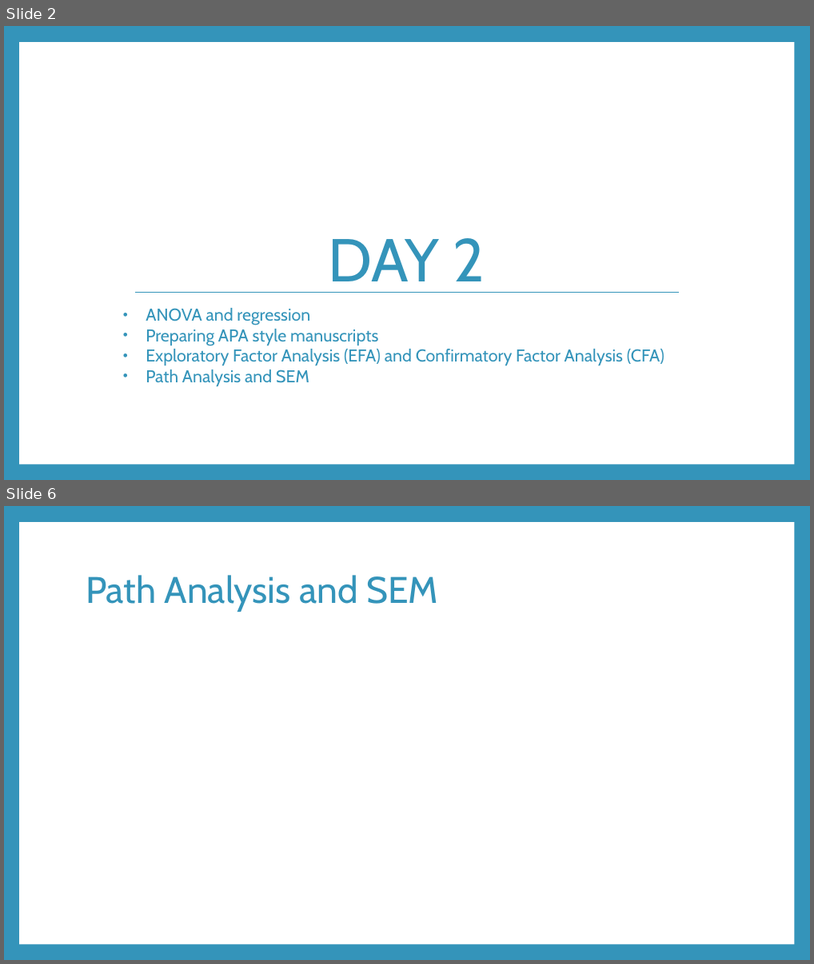
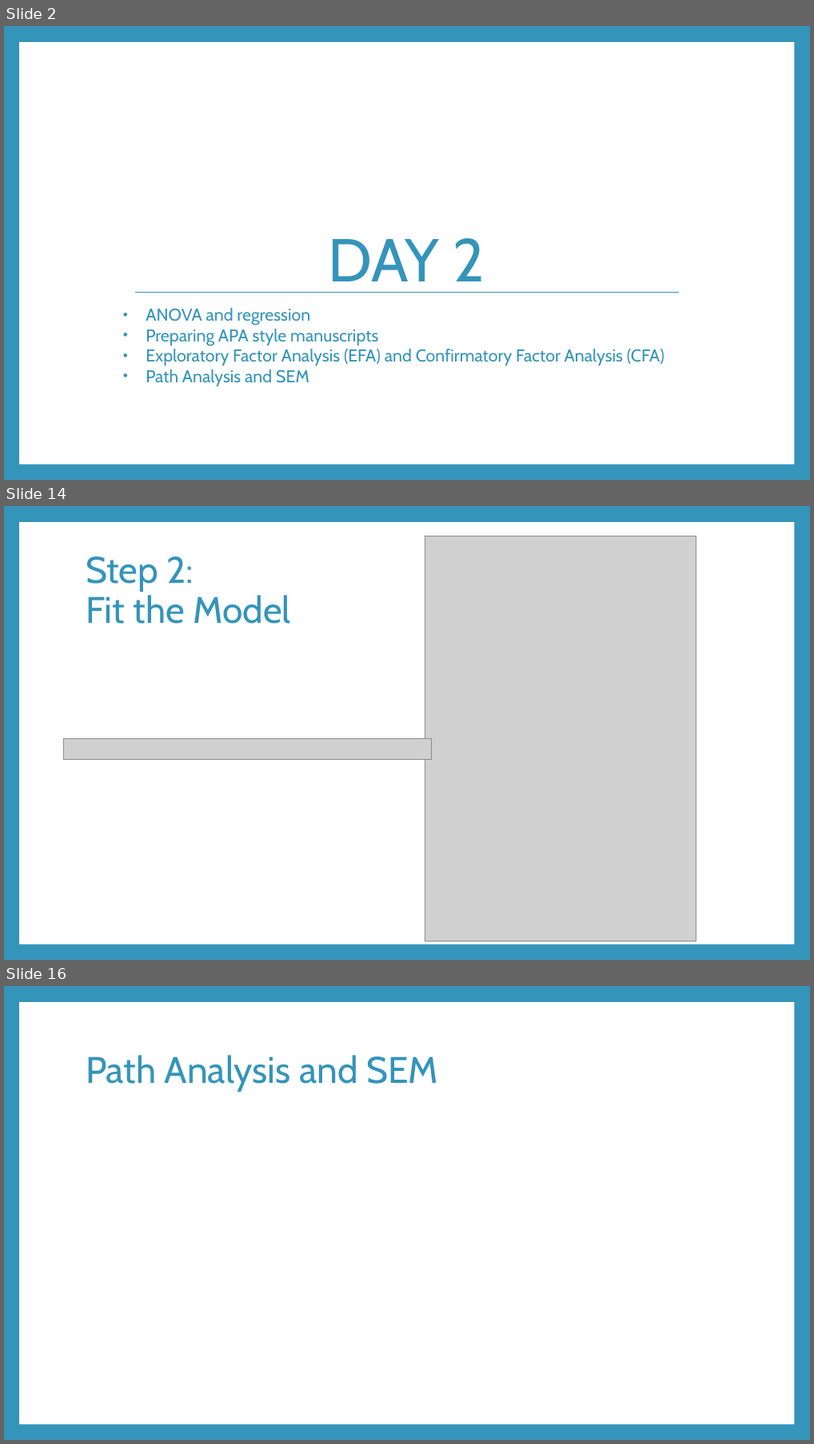
Before and after one commit to RandiLGarcia/smith-r-workshop, a slide deck: docs/Day 2 Slides.pptx. Shown one above the other, each under a label of ours: slides 2 and 6 before the commit, slides 2, 14 and 16 after it; the slides between them are not shown. The pictures are 814x964 and 814x1444 pixels, drawn with LibreOffice and Linux fonts; fonts in the diff are those of the drawing; grey boxes stand for pictures. Boxes give left, top, right and bottom in pixels: in the first picture for what was removed or moved away, otherwise in the second. Text is boxed around its words. In the diff, an @@ line names an element or a change of style, - is before the commit and + after.

```diff
--- a/docs/Day 2 Slides.pptx
+++ b/docs/Day 2 Slides.pptx
@@ slide 14 added at [4, 506, 810, 960], background #3494BA; not listed: 1 template element that a slide beside it also shows @@
@@ picture added at [426, 536, 697, 941] @@
@@ title added at [86, 556, 291, 624], 44 pt, text #3494BA @@
+Step 2:
+Fit the Model
@@ picture added at [63, 738, 431, 760] @@
@@ what was slide 6 is now slide 16 @@
```
Also in this commit, not shown: 3 slides changed, 10 other slides added, 9 other files.
